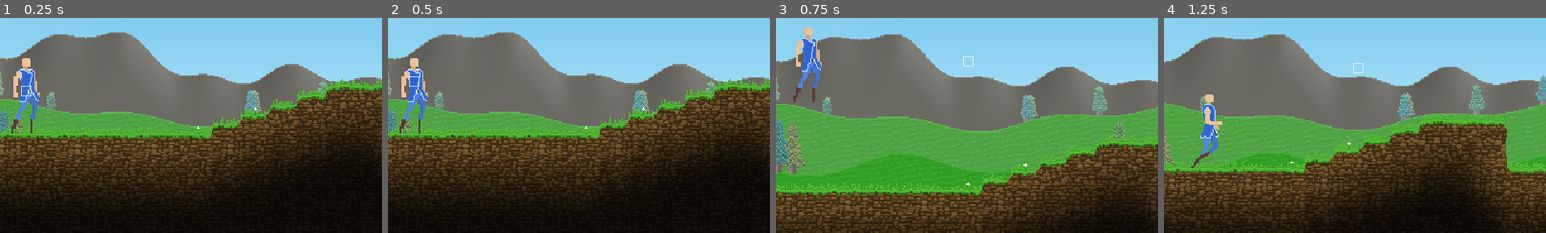
Above: before the commit, frames 1-4 (left to right).
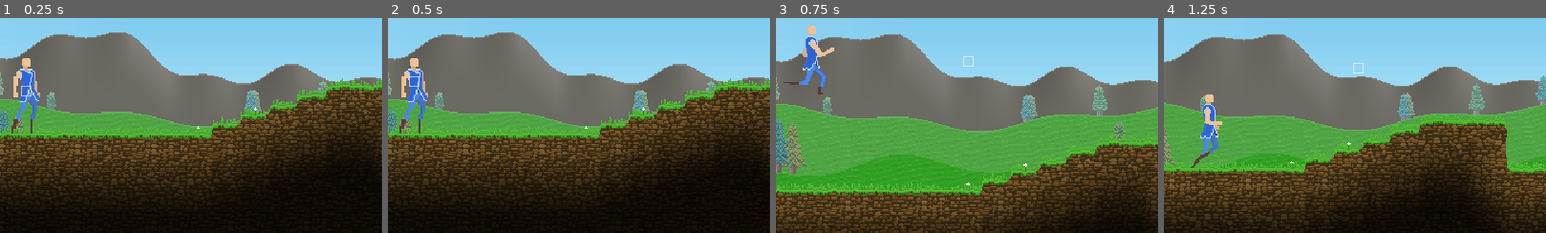
Above: after the commit, the same moments.

Repository: PBasham/game-prototype
Game: Godot game, scene res://scenes/world/test_world.tscn
Same seed, same stepped clock (60 frames per second), same inputs: the game is played once before the commit and once after it.
Inputs (mouse positions are % of the whole screen's width and height, from its top left):
- Up to frame 1 (0.25 s): no input
- Up to frame 2 (0.5 s): no input
- Up to frame 3 (0.75 s): tap Enter at 0.5 s; move the mouse to (72, 45) at 0.52 s; hold D (move_right) from 0.53 s (still down); hold Space (jump) from 0.53 s (still down); click (72, 45) at 0.67 s
- Up to frame 4 (1.25 s): keep holding D (move_right); keep holding Space (jump)
The pictures show only the part of the screen within x 47-97%, y 34-84%; the shares and areas given below are measured in that part.

Frames 1-2 are identical in both runs. In frame 3, 1.3% of the frame differs, in the area x 2-16%, y 3-40%; in frame 4, nothing differs.

Commit message:
Placeholder jump beats: takeoff, rise, apex, fall, land
Frames cut from the Jog animation into assets/sprites/scholar_jump. SpriteSheet can
merge extra sheets; tags in the main Aseprite sheet win, so real art replaces the
placeholder with no code changes. Player picks the beat from jump time and vertical
speed (takeoff_time, apex_band, land_time are exported).

Co-Authored-By: Claude Opus 5.5 <noreply@anthropic.com>
Claude-Session: https://claude.ai/code/session_01GyjLBiTNdibHo5Vf8i87hH

Diff:
--- /dev/null
+++ b/assets/sprites/scholar_jump.json
@@ -0,0 +1,54 @@
+{
+  "anchor": [
+    20,
+    64
+  ],
+  "frame_size": [
+    44,
+    64
+  ],
+  "frames": [
+    {
+      "x": 0,
+      "duration_ms": 70
+    },
+    {
+      "x": 44,
+      "duration_ms": 100
+    },
+    {
+      "x": 88,
+      "duration_ms": 100
+    },
+    {
+      "x": 132,
+      "duration_ms": 100
+    },
+    {
+      "x": 176,
+      "duration_ms": 80
+    }
+  ],
+  "tags": {
+    "Jump Takeoff": [
+      0,
+      0
+    ],
+    "Jump Rise": [
+      1,
+      1
+    ],
+    "Jump Apex": [
+      2,
+      2
+    ],
+    "Jump Fall": [
+      3,
+      3
+    ],
+    "Land": [
+      4,
+      4
+    ]
+  }
+}
--- a/src/player/player.gd
+++ b/src/player/player.gd
@@ -15,6 +15,16 @@
 
 const TILE := float(World.TILE)
 const SHEET := "res://assets/sprites/scholar"
+## Placeholder frames for tags the main sheet doesn't have yet (jump beats, landing).
+const PLACEHOLDER_SHEET := "res://assets/sprites/scholar_jump"
+
+@export_group("Animation")
+## Seconds the takeoff pose shows after a jump starts.
+@export var takeoff_time := 0.07
+## Vertical speed (tiles/s) around the top of a jump that counts as the apex.
+@export var apex_band := 6.0
+## Seconds the landing pose shows when landing without moving.
+@export var land_time := 0.08
 
 @export_group("Speed (tiles/s)")
 @export var walk_speed := 10.0
@@ -69,6 +79,8 @@
 var _drop_timer := 0.0
 var _airborne := false
 var _peak_y := 0.0
+var _takeoff_timer := 0.0
+var _land_timer := 0.0
 
 @onready var _sprite: AnimatedSprite2D = $Sprite
 
@@ -81,6 +93,7 @@
 
 func _ready() -> void:
 	var sheet := SpriteSheet.load_from(SHEET)
+	sheet.add_tags_from(PLACEHOLDER_SHEET)
 	_sprite.sprite_frames = sheet.frames
 	_sprite.centered = false
 	_sprite.offset = -sheet.anchor
@@ -110,8 +123,8 @@
 
 	if input_x != 0.0:
 		facing = 1 if input_x > 0.0 else -1
-	_animate()
 	_track_fall()
+	_animate(delta)
 	_debug_watch()
 
 
@@ -129,6 +142,7 @@
 		else:
 			velocity.y = -jv.y
 			_rising_jump = true
+			_takeoff_timer = takeoff_time
 			_coyote = 0.0
 	if _rising_jump and (velocity.y >= 0.0 or not Input.is_action_pressed("jump")):
 		if velocity.y < 0.0:
@@ -197,19 +211,42 @@
 	move_and_slide()
 
 
-func _animate() -> void:
+func _animate(delta: float) -> void:
+	_takeoff_timer = maxf(_takeoff_timer - delta, 0.0)
+	_land_timer = maxf(_land_timer - delta, 0.0)
 	_sprite.flip_h = facing < 0
+	_sprite.speed_scale = 1.0
 	if _climbing:
 		_sprite.play(&"Idle Pose")
 	elif not is_on_floor():
-		_sprite.play(&"Jump")
+		_sprite.play(_air_animation())
 	elif absf(velocity.x) > 4.0:
 		_sprite.play(&"Jog")
 		_sprite.speed_scale = clampf(absf(velocity.x) / (jog_speed * TILE), 0.5, 1.8)
-		return
+	elif _land_timer > 0.0:
+		_sprite.play(_first_of([&"Land"], &"Breath"))
 	else:
 		_sprite.play(&"Breath")
-	_sprite.speed_scale = 1.0
+
+
+## Takeoff, rise, apex or fall, from the time since the jump and the vertical speed.
+## Falls back to the single "Jump" pose when a beat has no frames.
+func _air_animation() -> StringName:
+	var vy := velocity.y / TILE
+	if _takeoff_timer > 0.0:
+		return _first_of([&"Jump Takeoff", &"Jump Rise"], &"Jump")
+	if absf(vy) < apex_band:
+		return _first_of([&"Jump Apex"], &"Jump")
+	if vy < 0.0:
+		return _first_of([&"Jump Rise"], &"Jump")
+	return _first_of([&"Jump Fall"], &"Jump")
+
+
+func _first_of(names: Array[StringName], fallback: StringName) -> StringName:
+	for anim_name in names:
+		if _sprite.sprite_frames.has_animation(anim_name):
+			return anim_name
+	return fallback
 
 
 func _standing_on_platform() -> bool:
@@ -228,6 +265,8 @@
 		if _airborne and not _climbing:
 			var fall := (global_position.y - _peak_y) / TILE
 			landed.emit(fall)
+			if fall >= 2.0:
+				_land_timer = land_time
 			if fall > fall_damage_start:
 				var amount := roundi((fall - fall_damage_start) * fall_damage_per_tile)
 				fall_damage_taken.emit(amount)
--- a/src/player/sprite_sheet.gd
+++ b/src/player/sprite_sheet.gd
@@ -12,22 +12,33 @@
 static func load_from(base_path: String) -> SpriteSheet:
 	var sheet := SpriteSheet.new()
 	var meta: Dictionary = JSON.parse_string(FileAccess.get_file_as_string(base_path + ".json"))
-	var texture := load(base_path + ".png") as Texture2D
 	sheet.frame_size = Vector2i(int(meta.frame_size[0]), int(meta.frame_size[1]))
 	sheet.anchor = Vector2(float(meta.anchor[0]), float(meta.anchor[1]))
 	sheet.frames = SpriteFrames.new()
 	sheet.frames.remove_animation(&"default")
+	sheet.add_tags_from(base_path)
+	return sheet
+
+
+## Adds the tags from another sheet with the same frame size (placeholder or extra art).
+## Tags this sheet already has are kept, so real art always wins over a placeholder.
+func add_tags_from(base_path: String) -> void:
+	if not FileAccess.file_exists(base_path + ".json"):
+		return
+	var meta: Dictionary = JSON.parse_string(FileAccess.get_file_as_string(base_path + ".json"))
+	var texture := load(base_path + ".png") as Texture2D
 	var frame_list: Array = meta.frames
 	var tags: Dictionary = meta.tags
 	for tag: String in tags:
 		var range_: Array = tags[tag]
 		var anim := StringName(tag)
-		sheet.frames.add_animation(anim)
-		sheet.frames.set_animation_speed(anim, 1.0)
-		sheet.frames.set_animation_loop(anim, int(range_[1]) > int(range_[0]))
+		if frames.has_animation(anim):
+			continue
+		frames.add_animation(anim)
+		frames.set_animation_speed(anim, 1.0)
+		frames.set_animation_loop(anim, int(range_[1]) > int(range_[0]))
 		for fi in range(int(range_[0]), int(range_[1]) + 1):
 			var atlas := AtlasTexture.new()
 			atlas.atlas = texture
-			atlas.region = Rect2(float(frame_list[fi].x), 0, sheet.frame_size.x, sheet.frame_size.y)
-			sheet.frames.add_frame(anim, atlas, float(frame_list[fi].duration_ms) / 1000.0)
-	return sheet
+			atlas.region = Rect2(float(frame_list[fi].x), 0, frame_size.x, frame_size.y)
+			frames.add_frame(anim, atlas, float(frame_list[fi].duration_ms) / 1000.0)
Binary file added: assets/sprites/scholar_jump.png
Not shown, added: assets/sprites/scholar_jump.png.import
Not shown, changed: assets/ASSETS.md
